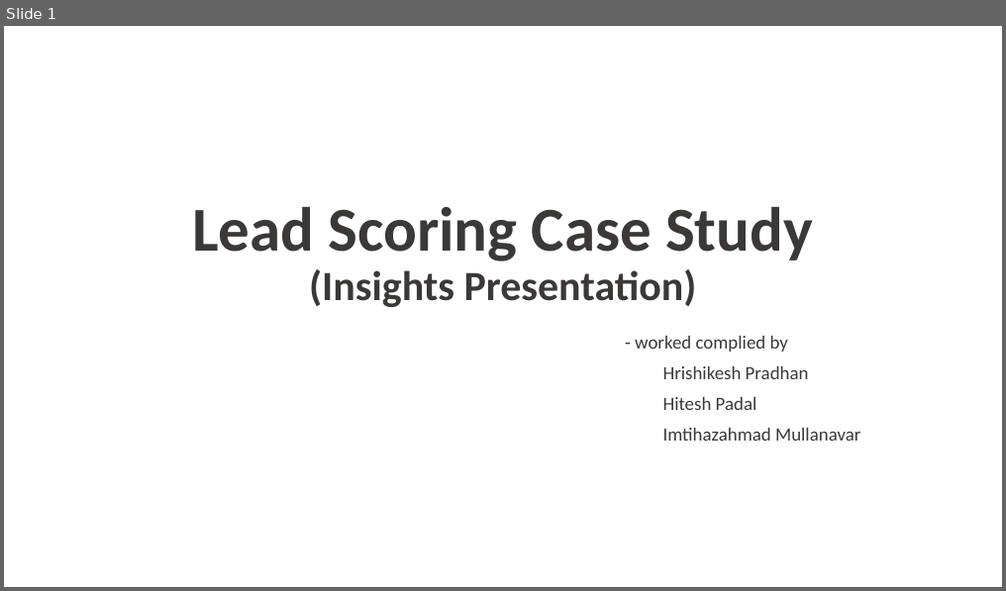
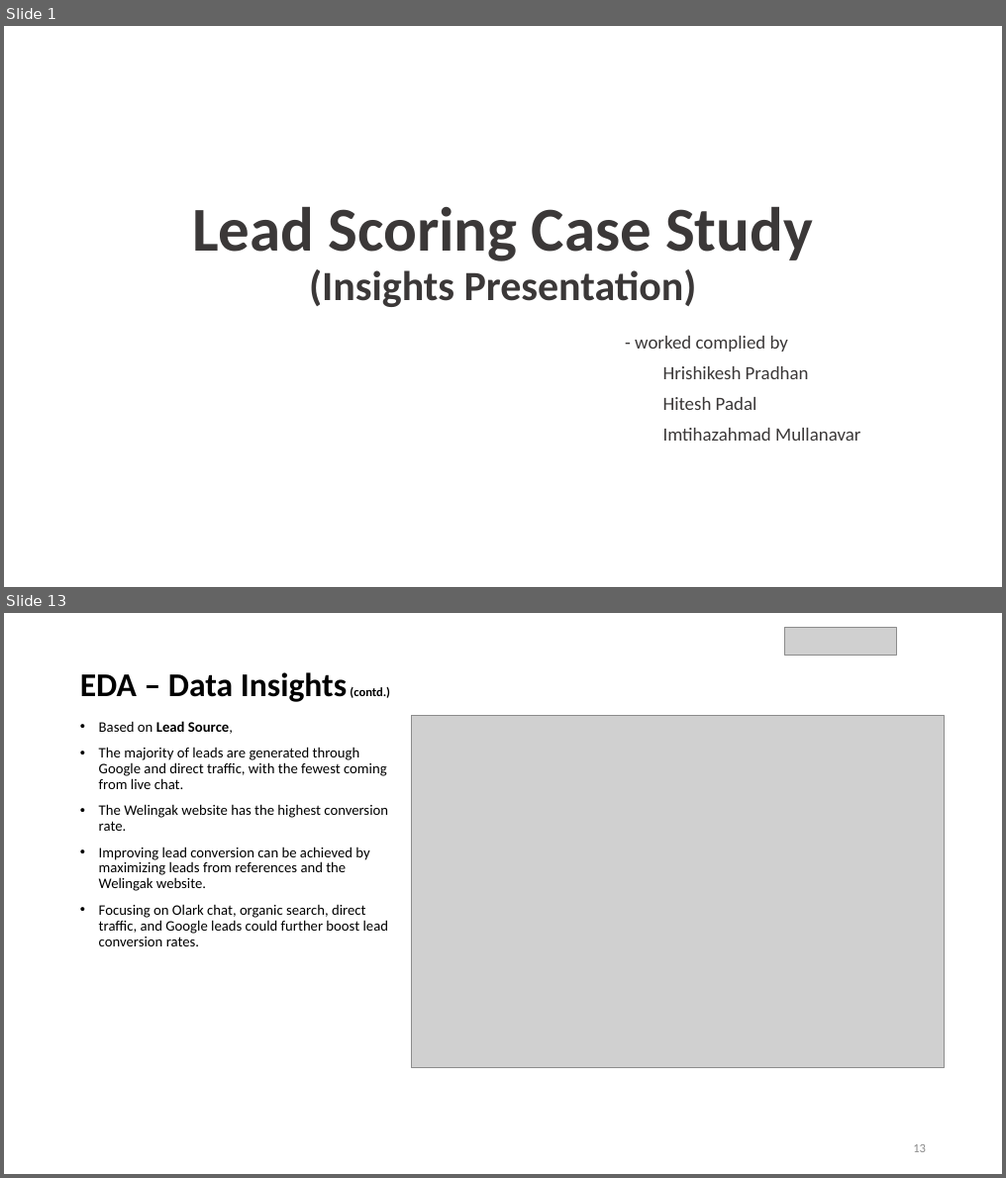
Before and after one commit to Hiteshp97/ProjCollab_LSCS_BTCH67_535, a slide deck: Lead Scoring Case Study.pptx. Shown one above the other, each under a label of ours: slide 1 before the commit, slides 1 and 13 after it; the slides between them are not shown. The pictures are 1006x591 and 1006x1178 pixels, drawn with LibreOffice and Linux fonts; fonts in the diff are those of the drawing; grey boxes stand for pictures; background and template pictures are left out. Boxes give left, top, right and bottom in pixels: in the first picture for what was removed or moved away, otherwise in the second. Text is boxed around its words. In the diff, an @@ line names an element or a change of style, - is before the commit and + after.

```diff
--- a/Lead Scoring Case Study.pptx
+++ b/Lead Scoring Case Study.pptx
@@ slide 13 added at box(4, 613, 1002, 1174), background #FFFFFF @@
@@ picture added at box(785, 627, 896, 655) @@
@@ title added at box(80, 672, 390, 702), 32 pt, text #000000, bold @@
+EDA – Data Insights (contd.)
@@ text added at box(99, 721, 388, 947), 14 pt, text #000000 @@
+• Based on Lead Source,
+• The majority of leads are generated through Google and direct traffic, with the fewest coming from live chat.
+• The Welingak website has the highest conversion rate.
+• Improving lead conversion can be achieved by maximizing leads from references and the Welingak website.
+• Focusing on Olark chat, organic search, direct traffic, and Google leads could further boost lead conversion rates.
@@ picture added at box(411, 716, 944, 1067) @@
@@ page number added at box(913, 1145, 926, 1153), 12 pt, text #8C8C8C @@
+13
```
Also in this commit, not shown: 7 slides changed, 6 other slides added, 7 slides removed.
